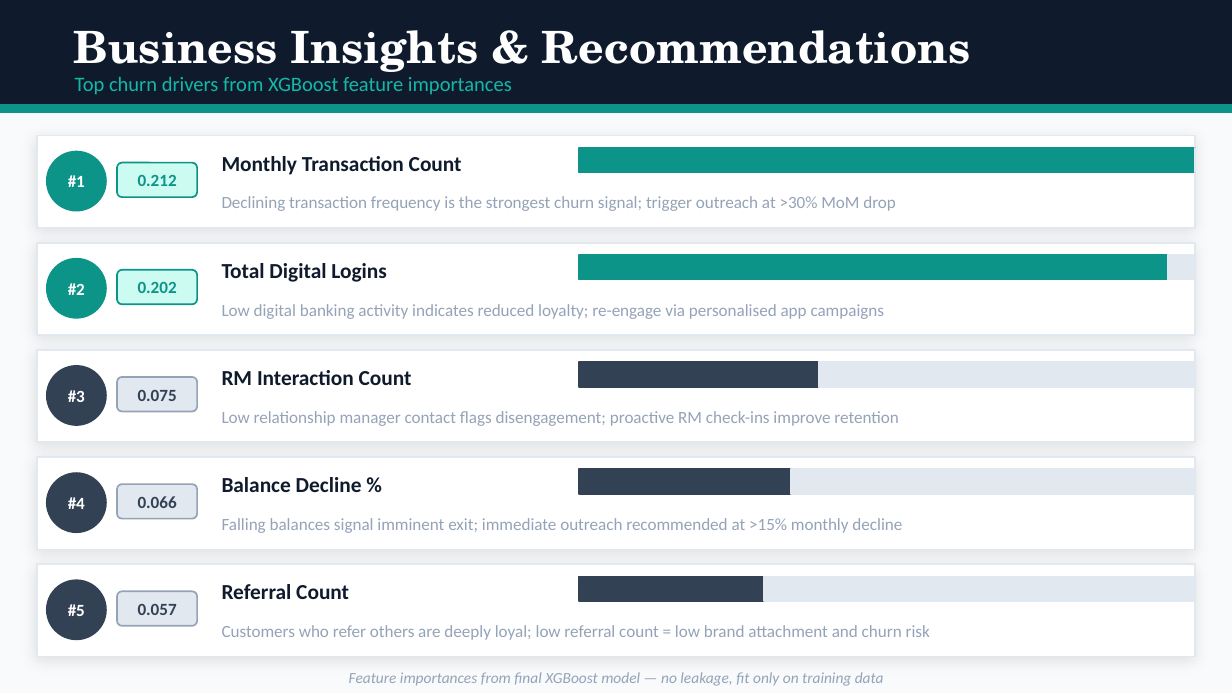
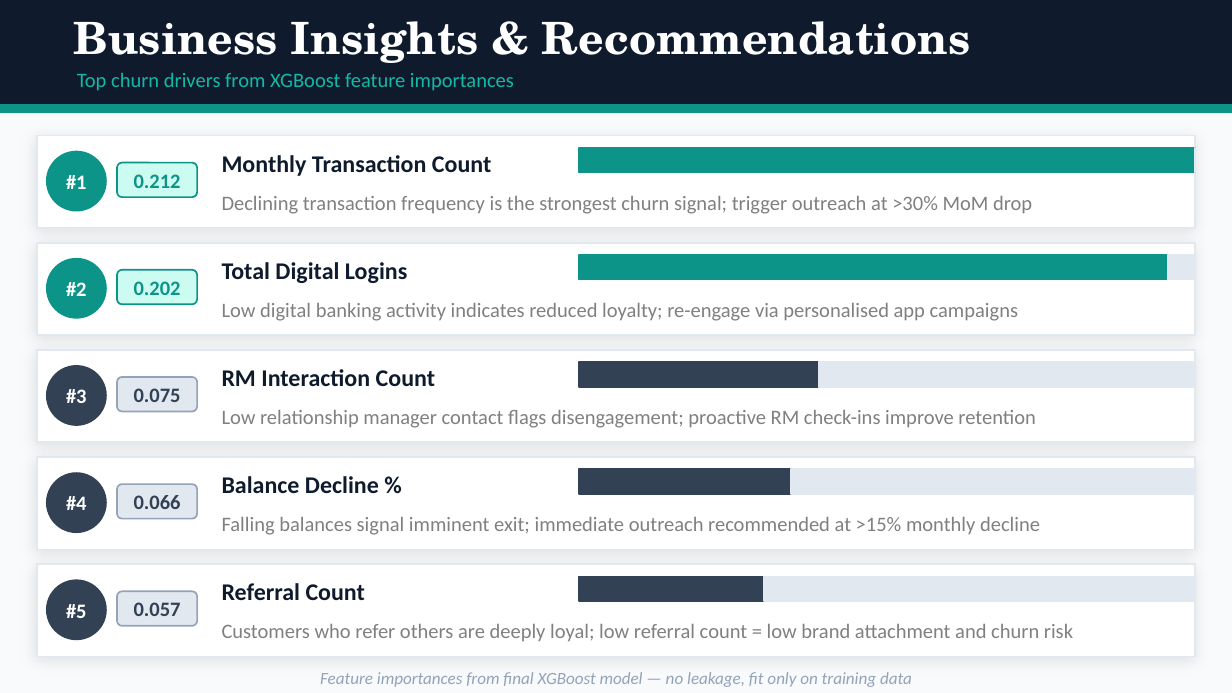
Before and after one commit to Atasii/churnzero26-banking-churn, a slide deck: slide 10 of ChurnZero_atasikolexi05_presentation.pptx. Drawn at 1232x693 pixels with LibreOffice and Linux fonts; fonts in the diff are those of the drawing. Boxes give left, top, right and bottom in pixels: in the first picture for what was removed or moved away, otherwise in the second. Text is boxed around its words. In the diff, an @@ line names an element or a change of style, - is before the commit and + after.

```diff
--- a/ChurnZero_atasikolexi05_presentation.pptx
+++ b/ChurnZero_atasikolexi05_presentation.pptx
@@ text "Business Insights & Recommendations" rewrapped from (74, 30, 970, 78) to (74, 21, 970, 63) @@
@@ text "Top churn drivers from XGBoost ...": place and size @@
-text "Top churn drivers from XGBoost ..." at (75, 77, 512, 95)
+text "Top churn drivers from XGBoost ..." at (77, 73, 514, 91)
@@ size 10 to 12 pt in 10 elements at (66, 175, 87, 189), (134, 174, 181, 188), (66, 282, 87, 296), (134, 281, 181, 295), (66, 389, 87, 403), (134, 388, 181, 402), (66, 496, 87, 510), (134, 495, 181, 509), (66, 604, 87, 618), (134, 602, 181, 616) @@
@@ size 12.5 to 14 pt in 5 elements at (222, 155, 491, 176), (222, 262, 407, 283), (222, 369, 435, 386), (222, 476, 379, 493), (222, 583, 365, 600) @@
@@ size 10 to 12 pt, text colour #94A3B8 to #808080 in 5 elements at (222, 196, 1032, 214), (222, 303, 1018, 321), (222, 410, 1035, 428), (222, 517, 1040, 535), (222, 624, 1073, 641) @@
@@ text "Feature importances from final XGBoost ..." at (320, 672, 912, 687): size 9 to 10 pt @@
```
Also in this commit, not shown: 11 other slides changed, 1 other file.
